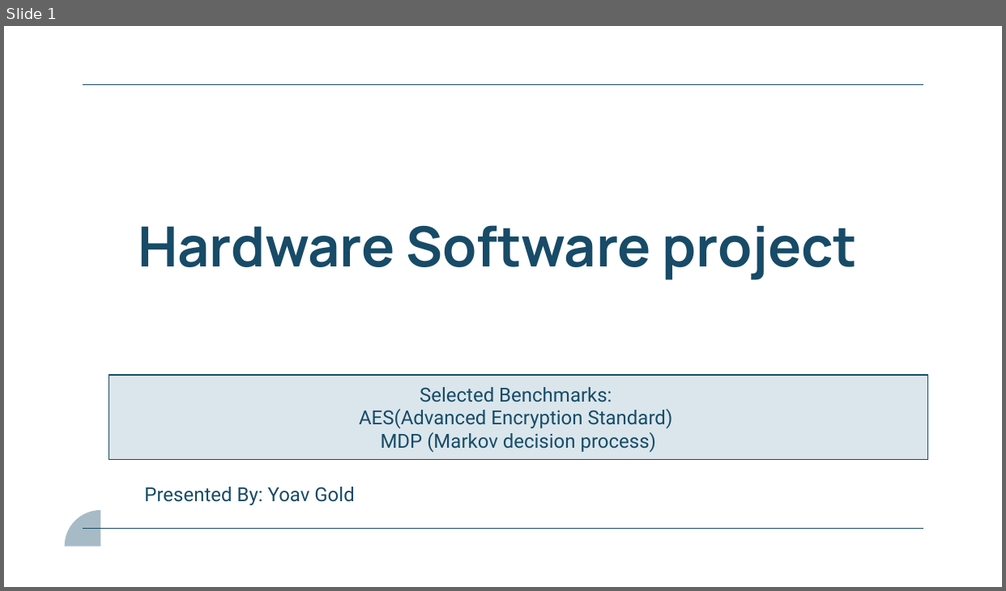
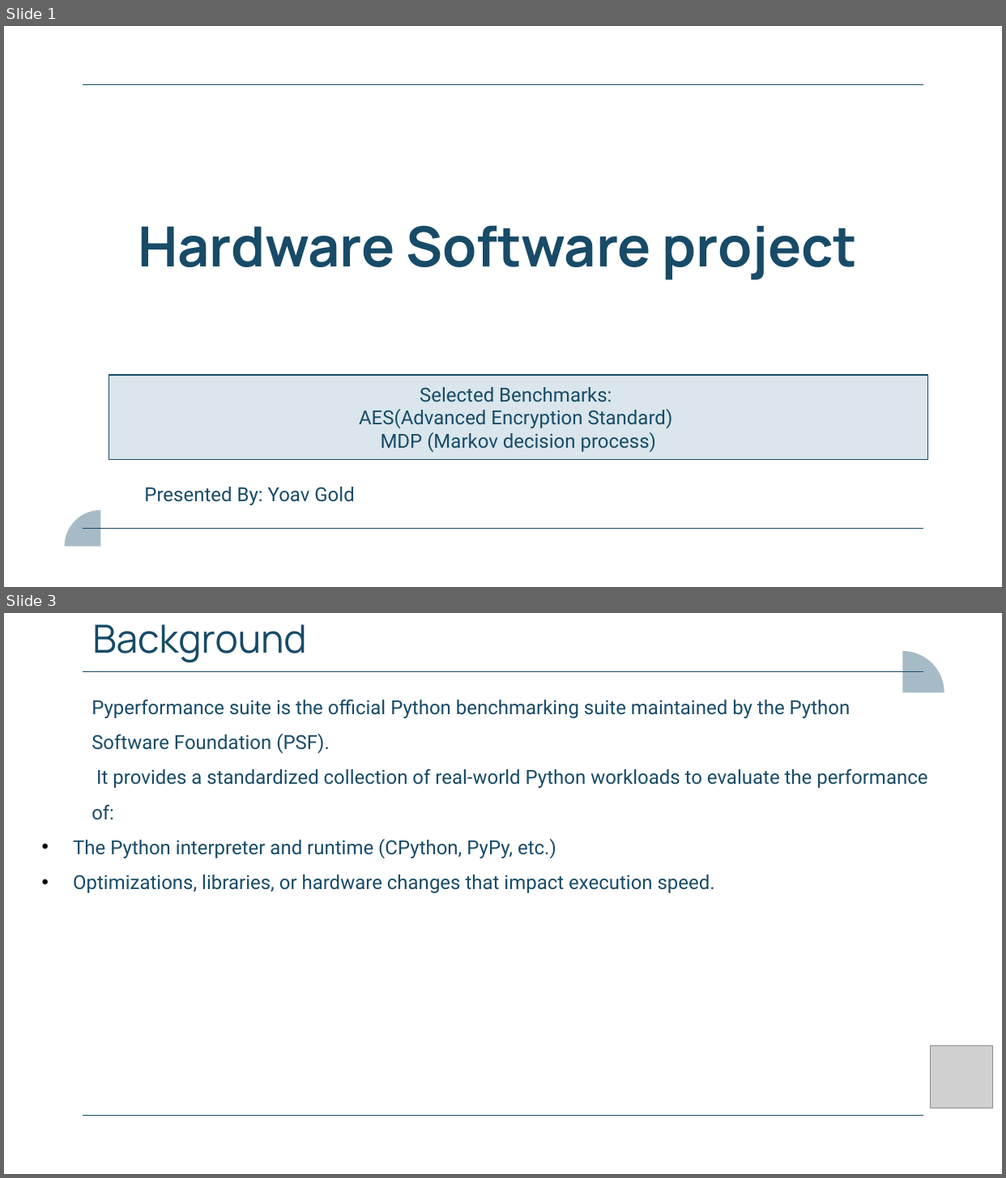
Before and after one commit to YoavGold/hw_sw_project, a slide deck: presentation/final_presentation.pptx. Shown one above the other, each under a label of ours: slide 1 before the commit, slides 1 and 3 after it; the slides between them are not shown. The pictures are 1006x591 and 1006x1178 pixels, drawn with LibreOffice and Linux fonts; fonts in the diff are those of the drawing; grey boxes stand for pictures. Boxes give left, top, right and bottom in pixels: in the first picture for what was removed or moved away, otherwise in the second. Text is boxed around its words. In the diff, an @@ line names an element or a change of style, - is before the commit and + after.

```diff
--- a/presentation/final_presentation.pptx
+++ b/presentation/final_presentation.pptx
@@ slide 3 added at (x1=4, y1=613, x2=1002, y2=1174), background #FFFFFF; not listed: 2 template elements that a slide beside it also shows @@
@@ title added at (x1=92, y1=624, x2=307, y2=663), 28 pt, text #174B67 @@
+Background
@@ freeform shape added at (x1=902, y1=651, x2=944, y2=693), fill #A7BBC7 @@
@@ text added at (x1=73, y1=699, x2=927, y2=893), 14 pt, text #174B67 @@
+  Pyperformance suite is the official Python benchmarking suite maintained by the Python Software Foundation (PSF).
+  It provides a standardized collection of real-world Python workloads to evaluate the performance of:
+            • The Python interpreter and runtime (CPython, PyPy, etc.)
+• Optimizations, libraries, or hardware changes that impact execution speed.
@@ picture added at (x1=930, y1=1046, x2=992, y2=1108) @@
```
Also in this commit, not shown: 1 slide changed, 37 other slides added, 1 other file.
